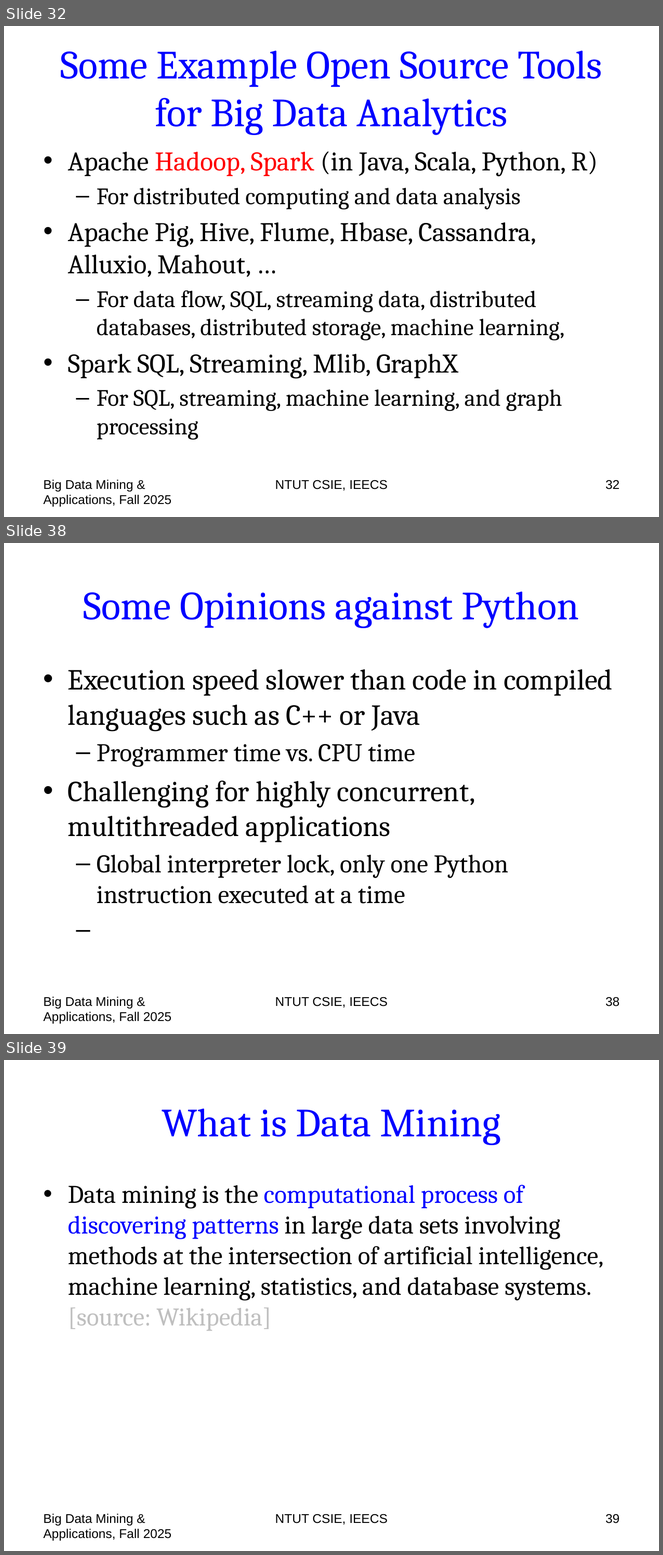
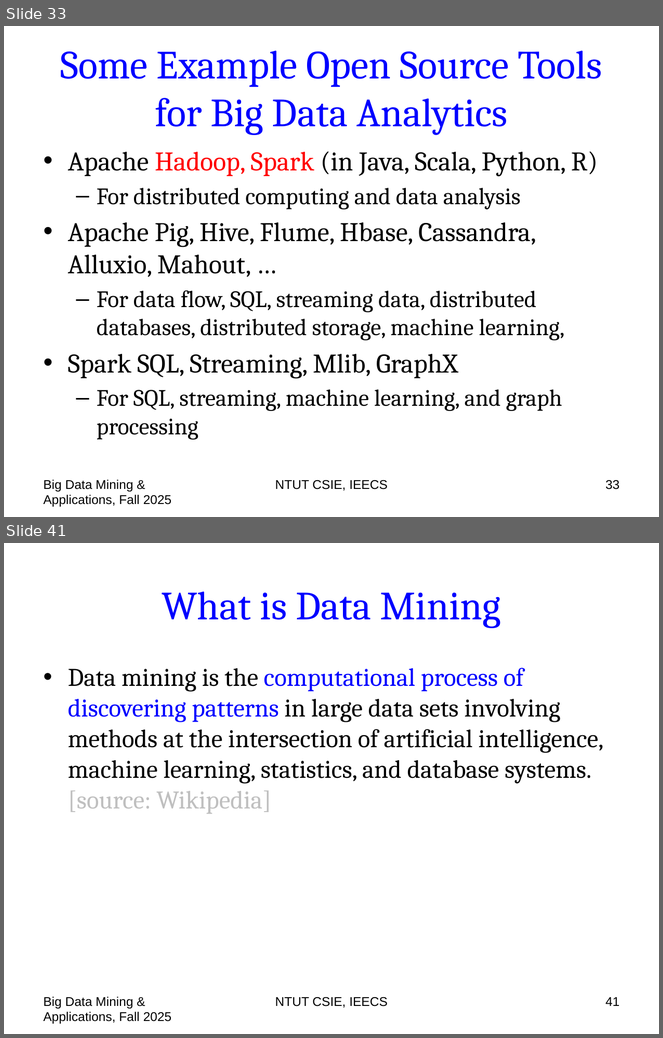
Before and after one commit to chriswjh/chriswjh.github.io, a slide deck: BDM/00-overview.pptx. Shown one above the other, each under a label of ours: slides 32, 38 and 39 before the commit, slides 33 and 41 after it; the slides between them are not shown. The pictures are 663x1555 and 663x1038 pixels, drawn with LibreOffice and Linux fonts; fonts in the diff are those of the drawing. Boxes give left, top, right and bottom in pixels: in the first picture for what was removed or moved away, otherwise in the second. Text is boxed around its words. In the diff, an @@ line names an element or a change of style, - is before the commit and + after.

```diff
--- a/BDM/00-overview.pptx
+++ b/BDM/00-overview.pptx
@@ slide 38 removed at [4,543,659,1034], background #FFFFFF @@
@@ title removed at [84,591,579,628] @@
-Some Opinions against Python
@@ text removed at [68,669,613,904] @@
-• Execution speed slower than code in compiled languages such as C++ or Java
-  – Programmer time vs. CPU time
-• Challenging for highly concurrent, multithreaded applications
-  – Global interpreter lock, only one Python instruction executed at a time
@@ text removed at [44,997,172,1024] @@
-Big Data Mining & Applications, Fall 2025
@@ text removed at [275,997,388,1008] @@
-NTUT CSIE, IEECS
@@ page number removed at [606,997,620,1007] @@
-38
@@ what was slide 32 is now slide 33 @@
@@ page number at [606,480,620,490]: text changed @@
-32
+33
@@ what was slide 39 is now slide 41 @@
@@ page number at [606,997,620,1006]: text changed @@
-39
+41
```
Also in this commit, not shown: 2 slides changed, 1 slide added, 4 other slides removed.
